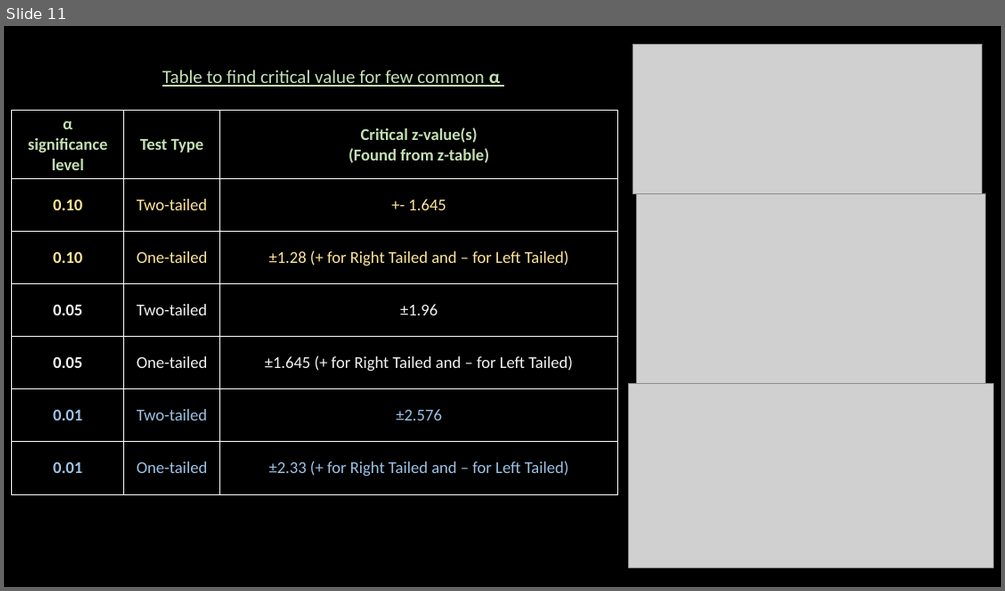
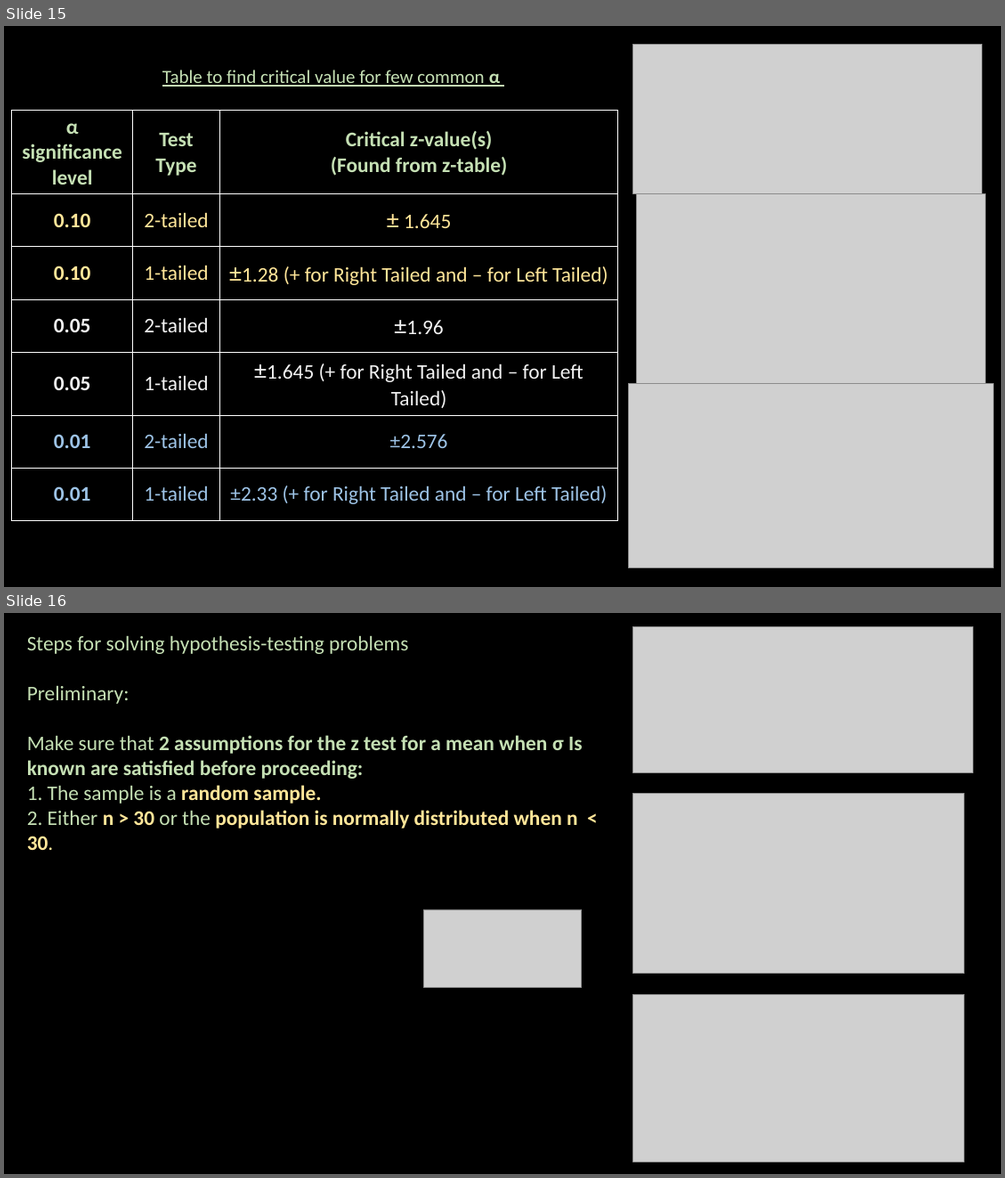
Before and after one commit to ash322ash422/youtube, a slide deck: probability_and_statistics/5_inference/Hypothesis-Testing1_z-test.pptx. Shown one above the other, each under a label of ours: slide 11 before the commit, slides 15 and 16 after it. The pictures are 1005x591 and 1005x1178 pixels, drawn with LibreOffice and Linux fonts; fonts in the diff are those of the drawing; grey boxes stand for pictures. Boxes give left, top, right and bottom in pixels: in the first picture for what was removed or moved away, otherwise in the second. Text is boxed around its words. In the diff, an @@ line names an element or a change of style, - is before the commit and + after.

```diff
--- a/probability_and_statistics/5_inference/Hypothesis-Testing1_z-test.pptx
+++ b/probability_and_statistics/5_inference/Hypothesis-Testing1_z-test.pptx
@@ slide 16 added at [4, 613, 1001, 1174], background #000000 @@
@@ text added at [27, 635, 582, 850], 20 pt, text #C5E0B4, bold @@
+Steps for solving hypothesis-testing problems
+Preliminary:
+Make sure that 2 assumptions for the z test for a mean when σ Is known are satisfied before proceeding:
+1. The sample is a random sample.
+2. Either n > 30 or the population is normally distributed when n < 30.
@@ picture added at [633, 627, 972, 773] @@
@@ picture added at [633, 793, 964, 973] @@
@@ picture added at [423, 909, 582, 987] @@
@@ picture added at [633, 995, 964, 1162] @@
@@ what was slide 11 is now slide 15 @@
@@ slide 15 changed as well @@
@@ table at [12, 111, 618, 518] @@
-row 2, column 2: Two-tailed
+row 2, column 2: 2-tailed
-row 2, column 3: +- 1.645
+row 2, column 3: ± 1.645
-row 3, column 2: One-tailed
+row 3, column 2: 1-tailed
-row 4, column 2: Two-tailed
+row 4, column 2: 2-tailed
-row 5, column 2: One-tailed
+row 5, column 2: 1-tailed
-row 6, column 2: Two-tailed
+row 6, column 2: 2-tailed
-row 7, column 2: One-tailed
+row 7, column 2: 1-tailed
@@ size 16 to 20 pt in "α", "significance level", "Test Type", "Critical z-value(s)" and 12 more places @@
@@ size 16 to 24 pt in "±1.28", "±1.96", "±1.645" @@
```
Also in this commit, not shown: 12 other slides changed, 9 other slides added, 1 slide removed, 7 other files.
